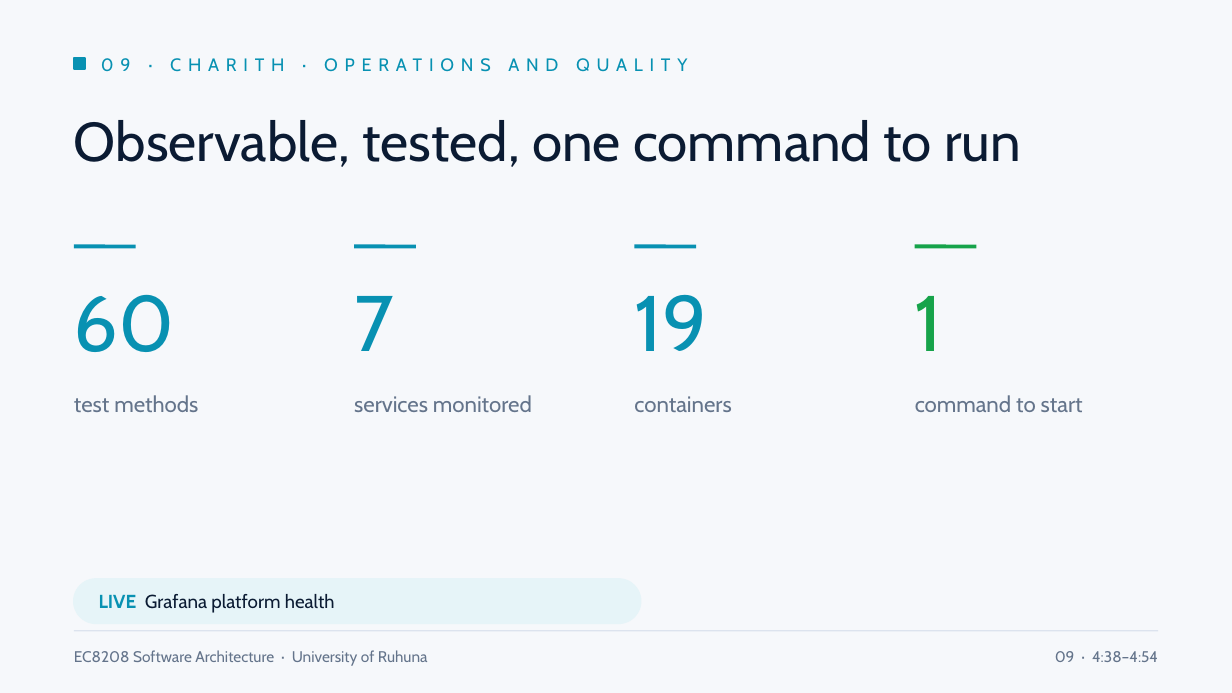
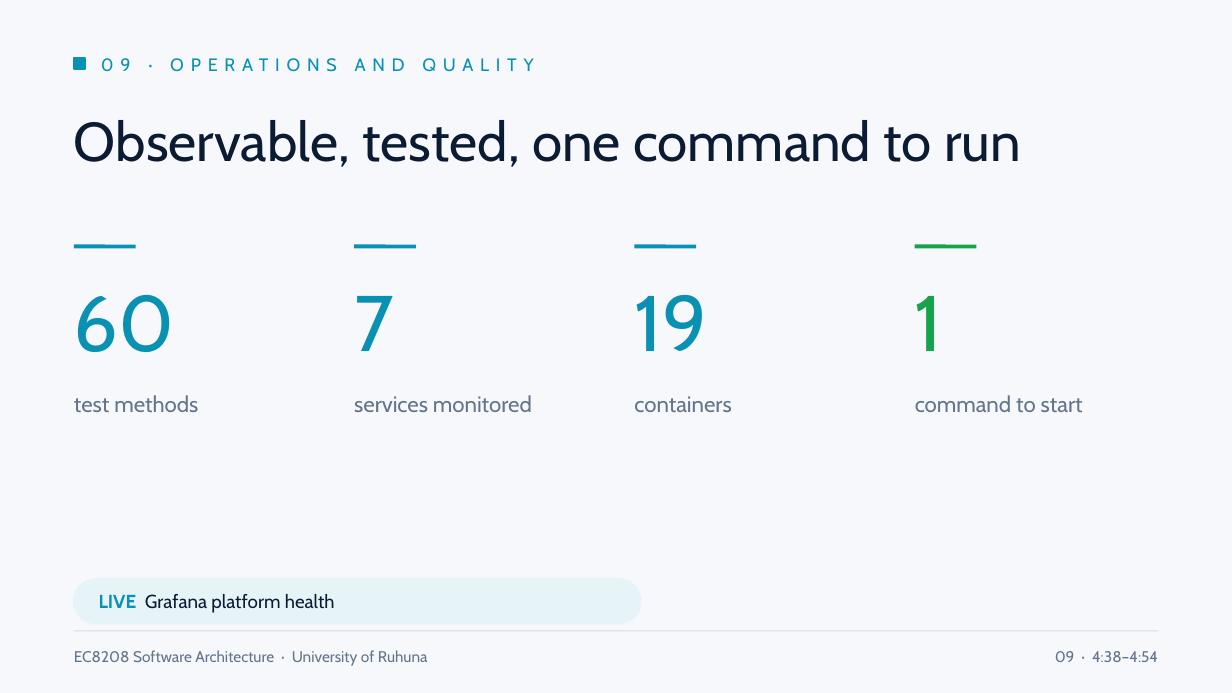
Before and after one commit to CharithManaujayaMUTEC/REOAGMS, a slide deck: slide 9 of deliverables/REOAGMS-Team-Presentation.pptx. Drawn at 1232x693 pixels with LibreOffice and Linux fonts; fonts in the diff are those of the drawing. Boxes give left, top, right and bottom in pixels: in the first picture for what was removed or moved away, otherwise in the second. Text is boxed around its words. In the diff, an @@ line names an element or a change of style, - is before the commit and + after.

```diff
--- a/deliverables/REOAGMS-Team-Presentation.pptx
+++ b/deliverables/REOAGMS-Team-Presentation.pptx
@@ text at [101,58,533,72]: text changed @@
-09 · CHARITH · OPERATIONS AND QUALITY
+09 · OPERATIONS AND QUALITY
```
Also in this commit, not shown: 7 other slides changed, 1 other file.
